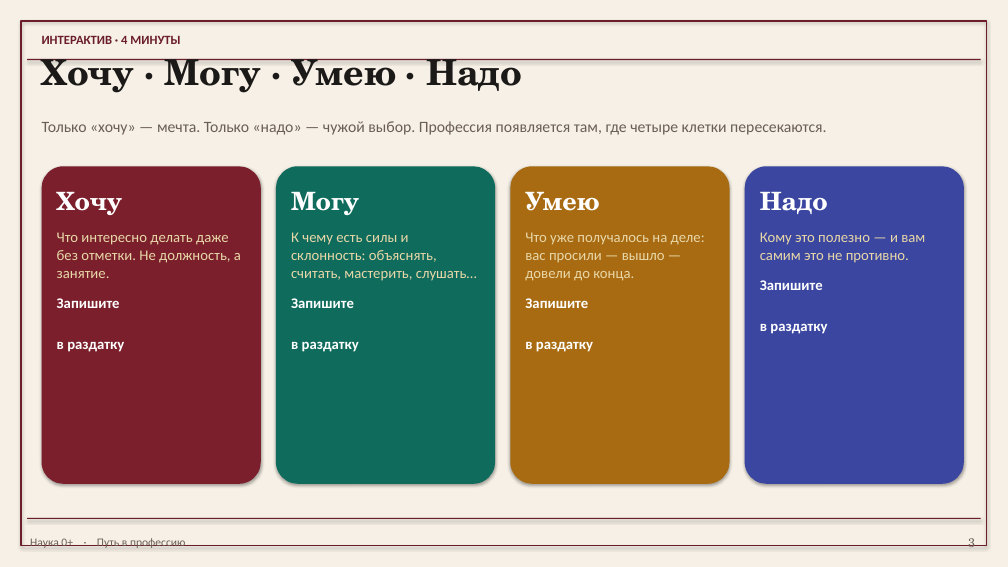
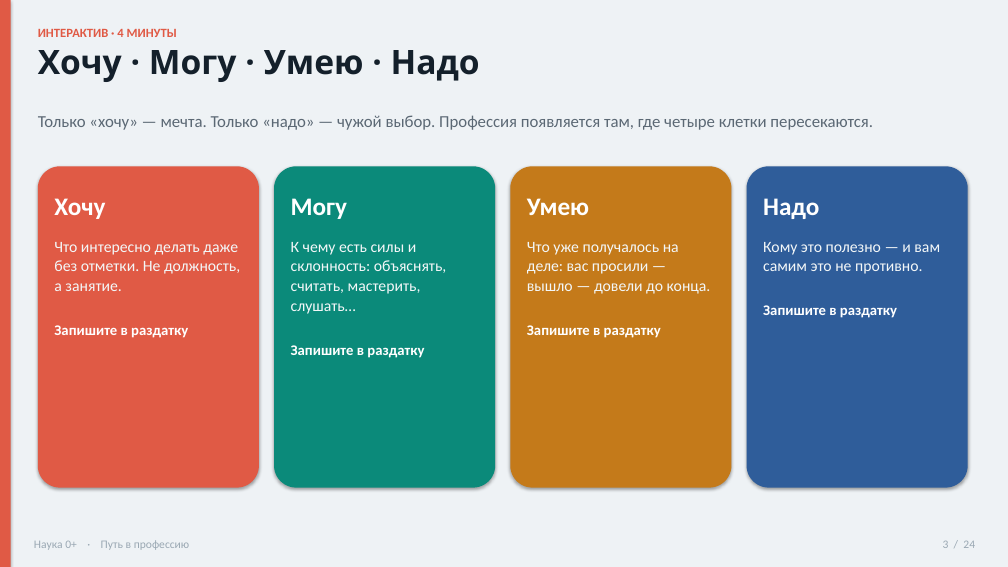
Before and after one commit to Sema917/-tourism, a slide deck: slide 3 of materials/Путь_в_профессию_презентация_20_минут.pptx. Drawn at 1008x567 pixels with LibreOffice and Linux fonts; fonts in the diff are those of the drawing. Boxes give left, top, right and bottom in pixels: in the first picture for what was removed or moved away, otherwise in the second. Text is boxed around its words. In the diff, an @@ line names an element or a change of style, - is before the commit and + after.

```diff
--- a/materials/Путь_в_профессию_презентация_20_минут.pptx
+++ b/materials/Путь_в_профессию_презентация_20_минут.pptx
@@ rectangle at (0, 0, 1008, 567): fill #F6F0E6 to #EEF2F5 @@
@@ rectangle: place and size @@
-rectangle at (21, 21, 987, 546)
+rectangle at (0, 0, 11, 567)
@@ rectangle at (0, 0, 11, 567): fill none to #E05A45; outline #6B1E2A 1.35 pt to none @@
@@ text "ИНТЕРАКТИВ · 4 МИНУТЫ": place and size @@
-text "ИНТЕРАКТИВ · 4 МИНУТЫ" at (42, 36, 180, 44)
+text "ИНТЕРАКТИВ · 4 МИНУТЫ" at (38, 29, 177, 37)
@@ text "ИНТЕРАКТИВ · 4 МИНУТЫ" at (38, 29, 177, 37): text colour #6B1E2A to #E05A45; line spacing 1 to 1.05 @@
@@ rectangle removed at (27, 59, 981, 60) @@
@@ text "Хочу · Могу · Умею ...": place and size @@
-text "Хочу · Могу · Умею ..." at (42, 59, 522, 93)
+text "Хочу · Могу · Умею ..." at (38, 50, 480, 82)
@@ text "Хочу · Могу · Умею ..." at (38, 50, 480, 82): size 34 to 32 pt, font TeX Gyre Schola to Noto Sans, text colour #1C1A18 to #14202B; line spacing 0.95 to 0.96 @@
@@ text "Только «хочу» — мечта. Только ..." at (38, 115, 873, 130): size 15 to 16 pt, text colour #6A5E55 to #5B6874; line spacing 1 to 1.05 @@
@@ rounded rectangle added at (38, 166, 259, 488), fill #E05A45 @@
@@ rounded rectangle: place and size @@
-rounded rectangle at (42, 166, 261, 484)
+rounded rectangle at (274, 166, 495, 488)
@@ rounded rectangle at (274, 166, 495, 488): fill #7A1F2B to #0B8A7A @@
@@ rounded rectangle: place and size @@
-rounded rectangle at (276, 166, 495, 484)
+rounded rectangle at (510, 166, 731, 488)
@@ rounded rectangle at (510, 166, 731, 488): fill #0F6B5C to #C47A1A @@
@@ rounded rectangle removed at (745, 166, 964, 484) @@
@@ rounded rectangle: place and size @@
-rounded rectangle at (510, 166, 730, 484)
+rounded rectangle at (747, 166, 968, 488)
@@ rounded rectangle at (747, 166, 968, 488): fill #A86B12 to #2F5D9A @@
@@ text "Хочу" at (54, 198, 240, 338): font TeX Gyre Schola to Calibri in "Хочу"; size 14 to 15 pt, text colour #E8D7A8 to #F3F7F8 in "Что интересно делать даже без отметки. Не ..."; line spacing 1 to 1.05; more space between paragraphs @@
@@ text "Могу" at (291, 198, 446, 358): font TeX Gyre Schola to Calibri in "Могу"; size 14 to 15 pt, text colour #E8D7A8 to #F3F7F8 in "К чему есть силы и склонность: объяснять, ..."; line spacing 1 to 1.05; more space between paragraphs @@
@@ text "Умею" at (527, 198, 711, 338): font TeX Gyre Schola to Calibri in "Умею"; size 14 to 15 pt, text colour #E8D7A8 to #F3F7F8 in "Что уже получалось на деле: вас просили ..."; line spacing 1 to 1.05; more space between paragraphs @@
@@ text "Надо" at (763, 198, 940, 318): font TeX Gyre Schola to Calibri in "Надо"; size 14 to 15 pt, text colour #E8D7A8 to #F3F7F8 in "Кому это полезно — и вам самим ..."; line spacing 1 to 1.05; more space between paragraphs @@
@@ rectangle removed at (27, 518, 981, 519) @@
@@ text "Наука 0+ · Путь в ..." at (34, 540, 189, 550): text colour #6A5E55 to #9AA8B3; line spacing 1 to 1.05 @@
@@ text at (943, 541, 975, 548): text changed; size 12 to 11 pt; font TeX Gyre Schola to Calibri; text colour #6A5E55 to #9AA8B3 @@
-3
+3 / 24
```
Also in this commit, not shown: 6 other slides changed, 17 slides added, 1 slide removed, 10 other files.
